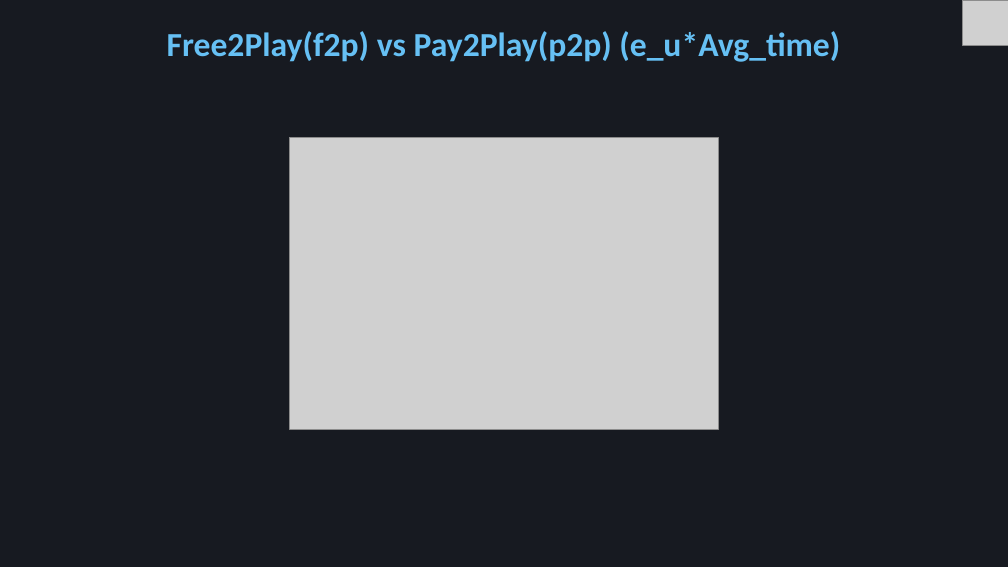
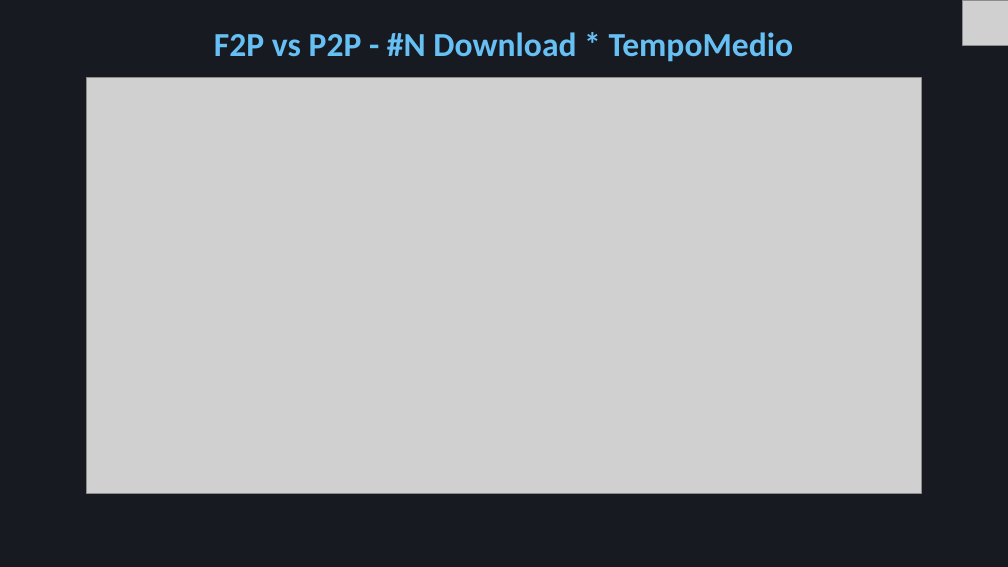
Before and after one commit to Mora11231/VisualizzazioneScientifica, a slide deck: slide 18 of Steam.pptx (slide 17 before the commit). Drawn at 1008x567 pixels with LibreOffice and Linux fonts; fonts in the diff are those of the drawing; grey boxes stand for pictures. Boxes give left, top, right and bottom in pixels: in the first picture for what was removed or moved away, otherwise in the second. Text is boxed around its words. In the diff, an @@ line names an element or a change of style, - is before the commit and + after.

```diff
--- a/Steam.pptx
+++ b/Steam.pptx
@@ title at [214,32,794,62]: text changed @@
-Free2Play(f2p) vs Pay2Play(p2p) (e_u*Avg_time)
+F2P vs P2P - #N Download * TempoMedio
@@ picture added at [87,78,922,494] @@
@@ picture removed at [290,138,718,429] @@
```
Also in this commit, not shown: 14 other slides changed, 5 slides added, 2 slides removed, 29 other files.
